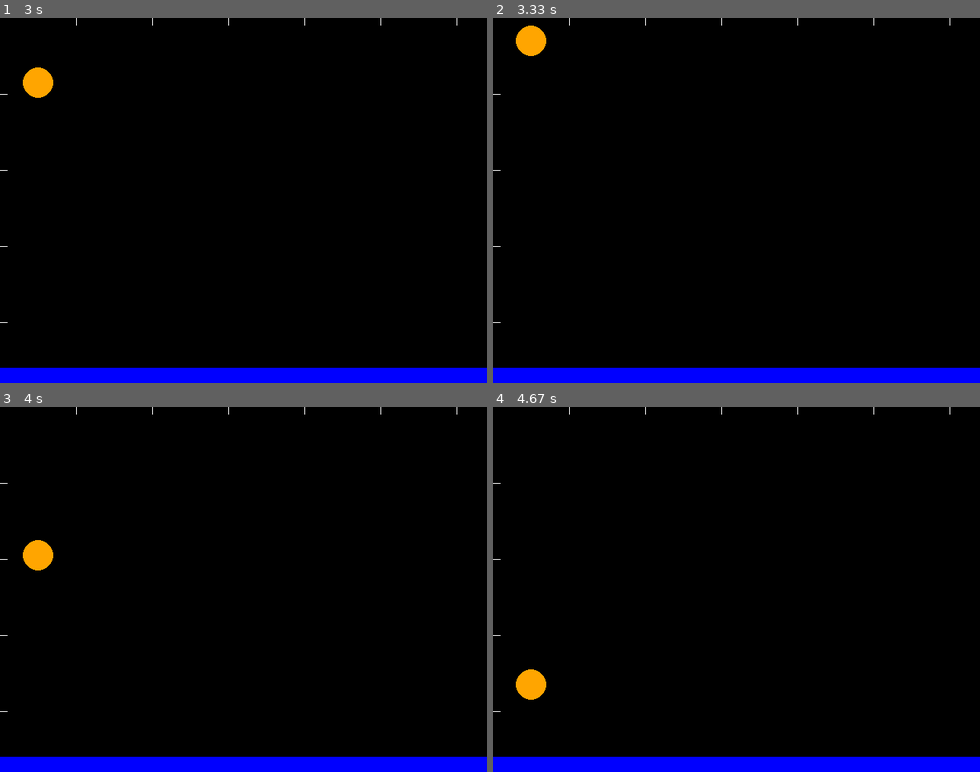
Above: before the commit, frames 1-4 (two rows, left to right).
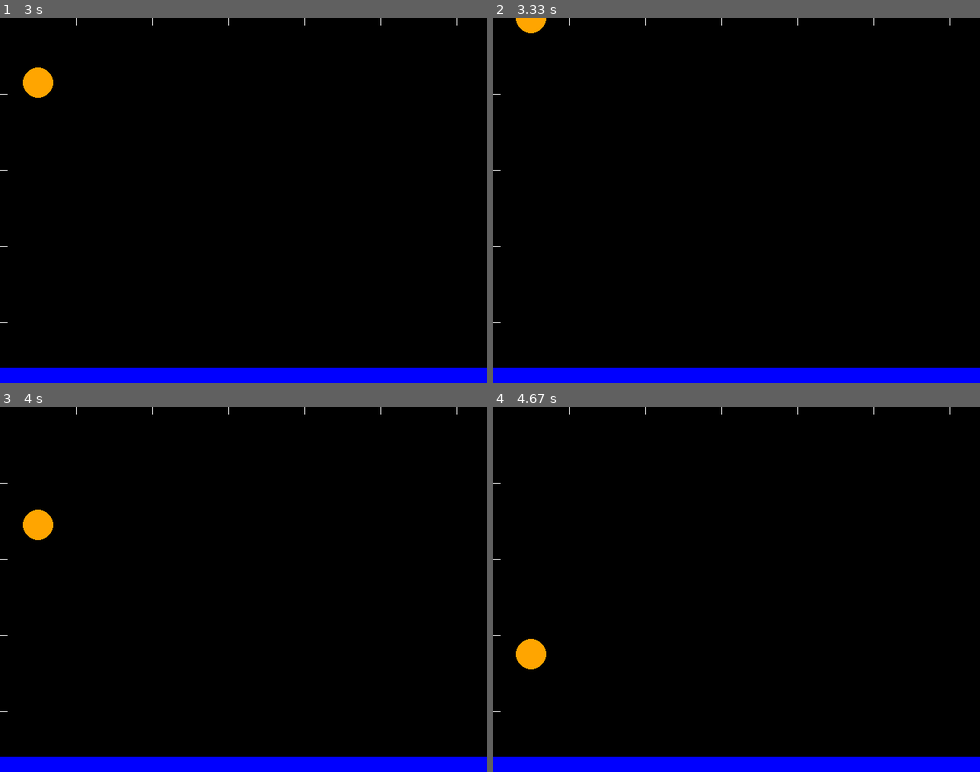
Above: after the commit, the same moments.

Repository: diwgan32/PyGameStreetcode
Game: pygame game, started from examples/bounce.py
Same seed, same stepped clock (60 frames per second), same inputs: the game is played once before the commit and once after it.
Inputs:
- Up to frame 1 (3 s): no input
- Up to frame 2 (3.33 s): no input
- Up to frame 3 (4 s): no input
- Up to frame 4 (4.67 s): no input

Frame 1 is identical in both runs. In frame 2, 0.5% of the frame differs, in the area x 4-11%, y 0-11%; in frame 3, 0.8%, in the area x 4-11%, y 28-45%; in frame 4, 0.8%.

Commit message:
Add pong demo
Add simple pong game demo with score counting.
Run demos/pong.py to play.
Control the paddles with W/S and I/K.

Diff:
--- a/core/Sprite.py
+++ b/core/Sprite.py
@@ -11,11 +11,12 @@
         self._height = height
         self._color = color
         self._velocity = [0, 0]
+        self._next_move = [0, 0]
         self._uuid = uuid
 
     def get_next_frame_bounding_box(self):
-        return [self._x + self._width/2.0 + self._velocity[0],
-                self._y + self._height/2.0 + self._velocity[1],
+        return [self._x + self._width/2.0 + self._velocity[0] + self._next_move[0],
+                self._y + self._height/2.0 + self._velocity[1] + self._next_move[1],
                 self._width,
                 self._height]
 
@@ -28,24 +29,34 @@
     def uuid(self):
         return self._uuid
 
-    def move(self, velocity):
-        self._velocity[0] += velocity[0]
-        self._velocity[1] += velocity[1]
-
-    def reset_velocity(self):
-        self._velocity = [0, 0]
+    def move(self, vector):
+        self._next_move[0] += vector[0]
+        self._next_move[1] += vector[1]
 
     def set_velocity(self, velocity):
         self._velocity = [velocity[0], velocity[1]]
 
+    def get_velocity(self):
+        return Point(x = self._velocity[0], y = self._velocity[1])
+
     def apply_velocity(self):
-        self._x += self._velocity[0]
-        self._y += self._velocity[1]
-        self.reset_velocity()
+        self._x += self._next_move[0] + self._velocity[0]
+        self._y += self._next_move[1] + self._velocity[1]
+        self._next_move = [0, 0]
 
     def get_position(self):
-        return Point(x = self._x + self._width/2.0 + self._velocity[0], \
-                     y = self._y + self._height/2.0 + self._velocity[1])
+        return Point(x = self._x + self._width/2.0 + self._velocity[0] + self._next_move[0], \
+                     y = self._y + self._height/2.0 + self._velocity[1] + self._next_move[1])
+
+    def set_position(self, new_pos):
+        self._x = new_pos[0]
+        self._y = new_pos[1]
+
+    def x(self):
+        return self.get_position().x
+
+    def y(self):
+        return self.get_position().y
 
 
 class Rectangle(Sprite):
@@ -63,12 +74,14 @@
                         radius * 2, color, uuid)
         self._radius = radius
 
+    def set_position(self, new_pos):
+        self._x = new_pos[0] - self._radius
+        self._y = new_pos[1] - self._radius
+
+
     def draw(self, screen):
         pygame.draw.circle(screen, self._color,
                            (int(self._x + self._radius), int(self._y + self._radius)), self._radius)
-
-    def get_position(self):
-        return Point(x = self._x + self._velocity[0], y = self._y + self._velocity[1])
 
 class Text(Sprite):
     def __init__(self, x, y, text, color, uuid, font, size):
--- /dev/null
+++ b/demos/pong.py
@@ -0,0 +1,72 @@
+import sys
+sys.path.insert(0, '../core')
+from Screen import *
+
+game = Screen(BLUE)
+
+# Setup player controled paddles
+paddle_left = game.draw_rectangle(10, 200, 10, 80, WHITE)
+paddle_right = game.draw_rectangle(620, 200, 10, 80, WHITE)
+
+# Setup top and bottom borders
+border_top = game.draw_rectangle(0, 0, 640, 3, RED)
+border_bottom = game.draw_rectangle(0, 476, 640, 3, RED)
+
+# Setup ball
+ball = game.draw_circle(320, 240, 10, WHITE)
+ball.set_velocity([-4, 1])
+
+# Setup score counters
+left_score = 0
+right_score = 0
+left_text = game.draw_text(100, 30, 'Left: 0', WHITE)
+right_text = game.draw_text(450, 30, 'Right: 0', WHITE)
+
+while game.playing_game():
+    # Move the Left Paddle with W and S
+    if paddle_left.y() > 0 and game.w_is_down():
+        paddle_left.move([0,-7])
+    if paddle_left.y() < 480 and game.s_is_down():
+        paddle_left.move([0,7])
+
+    # Move the Right Paddle with I and K
+    if paddle_right.y() > 0 and game.i_is_down():
+        paddle_right.move([0,-7])
+    if paddle_right.y() < 480 and game.k_is_down():
+        paddle_right.move([0,7])
+
+    # Check if ball hits one of the paddles
+    if game.collided_with(ball, paddle_left):
+        vel = ball.get_velocity()
+        ball.set_velocity([-vel.x, vel.y])
+    if game.collided_with(ball, paddle_right):
+        vel = ball.get_velocity()
+        ball.set_velocity([-vel.x, vel.y])
+
+    # Check if ball hits one of the borders
+    if game.collided_with(ball, border_top):
+        vel = ball.get_velocity()
+        ball.set_velocity([vel.x, -vel.y])
+    if game.collided_with(ball, border_bottom):
+        vel = ball.get_velocity()
+        ball.set_velocity([vel.x, -vel.y])
+
+    # Check if one player scores
+    if ball.x() < 0:
+        right_score += 1
+        right_text.set_text('Right: ' + str(right_score))
+        ball.set_position([25, paddle_left.y()])
+        ball.set_velocity([5, -2])
+
+    if ball.x() > 640:
+        left_score += 1
+        left_text.set_text('Left: ' + str(left_score))
+        ball.set_position([640-25, paddle_right.y()])
+        ball.set_velocity([-5, -2])
+
+    # Press q to quit game
+    if game.q_is_down():
+        game.quit()
+
+    # Advance the game state
+    game.forward()
